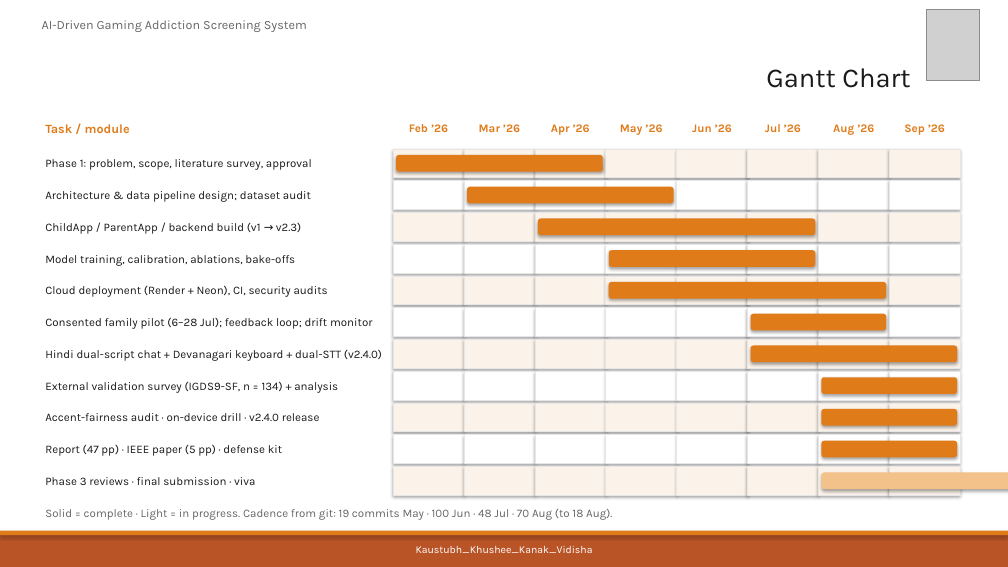
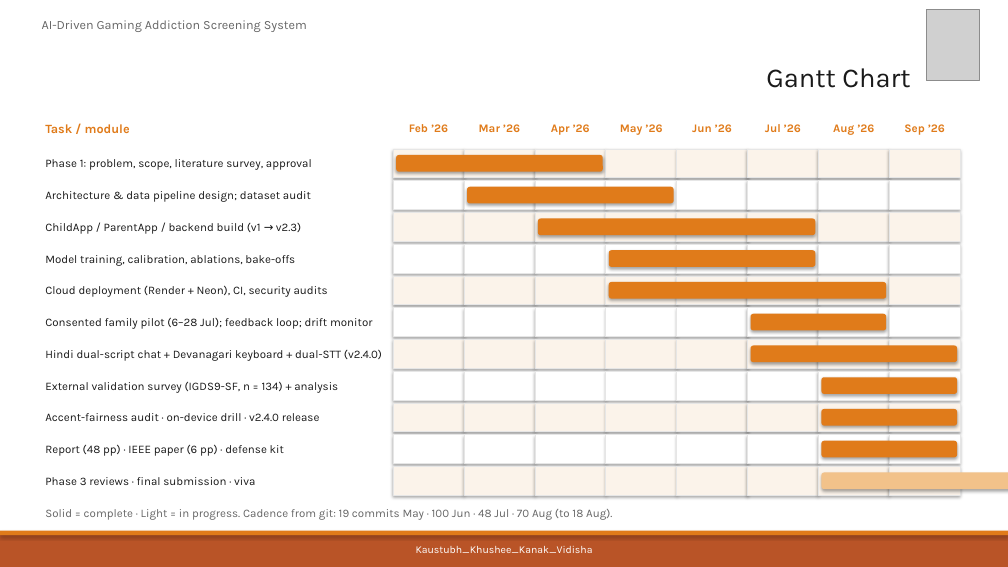
Before and after one commit to kaustubhagarwal21/gaming-addiction-detection-capstone, a slide deck: slide 10 of docs/PES_REVIEW1_DECK.pptx. Drawn at 1008x567 pixels with LibreOffice and Linux fonts; fonts in the diff are those of the drawing; grey boxes stand for pictures. Boxes give left, top, right and bottom in pixels: in the first picture for what was removed or moved away, otherwise in the second. Text is boxed around its words. In the diff, an @@ line names an element or a change of style, - is before the commit and + after.

```diff
--- a/docs/PES_REVIEW1_DECK.pptx
+++ b/docs/PES_REVIEW1_DECK.pptx
@@ text at <box>45,444,284,456</box>: text changed @@
-Report (47 pp) · IEEE paper (5 pp) · defense kit
+Report (48 pp) · IEEE paper (6 pp) · defense kit
```
Also in this commit, not shown: 4 other slides changed, 16 other files.
